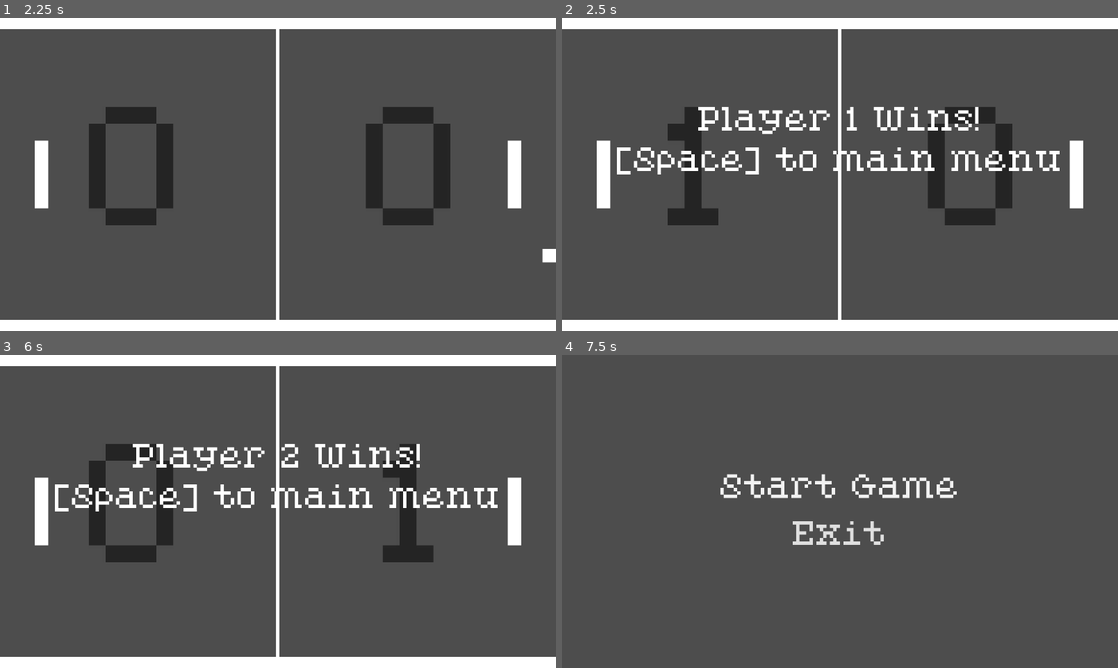
Above: before the commit, frames 1-4 (two rows, left to right).
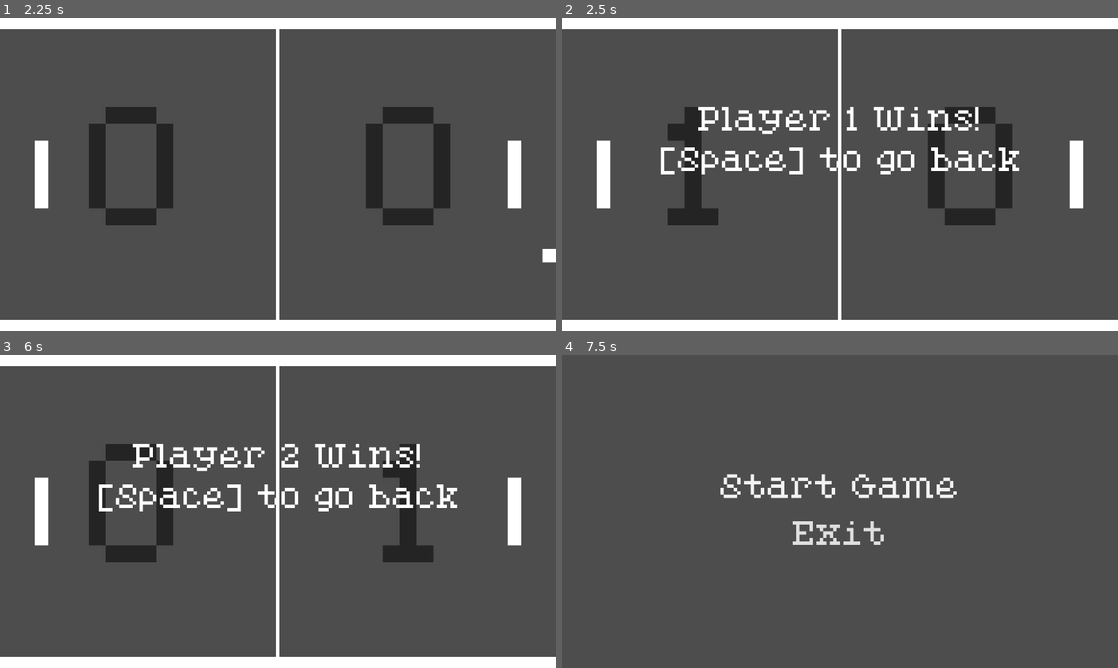
Above: after the commit, the same moments.

Repository: ChrisCee2/20gc1pong
Game: Godot game, scene res://Menus/main_menu.tscn
Two runs of this game, one before a commit and one after it. Both use one fixed random seed, a clock stepped at 60 frames per second and the inputs below.
Inputs:
- Up to frame 1 (2.25 s): click "Start Game" at 0.5 s
- Up to frame 2 (2.5 s): no input
- Up to frame 3 (6 s): tap Enter at 2.75 s; tap Space (return_to_menu) at 3.5, 5.65 s; click "Start Game" at 4.25 s
- Up to frame 4 (7.5 s): tap Enter at 6.5 s; tap Space (return_to_menu) at 7.25 s

Frame 1 is identical in both runs. In frame 2, 2.5% of the frame differs, in the area x 9-90%, y 41-50%; in frame 3, 2.5%; in frame 4, nothing differs.

Commit message:
GC201-9: Updated end screen instructions

Diff:
--- a/Controllers/game.gd
+++ b/Controllers/game.gd
@@ -20,7 +20,7 @@
 var initial_score: Dictionary = {"Player 1": 0, "Player 2": 0}
 var score: Dictionary = initial_score.duplicate()
 var win_text = "%s Wins!"
-var return_to_menu_text = "[%s] to main menu"
+var return_to_menu_text = "[%s] to go back"
 
 func _ready() -> void:
 	pause_menu.hide()
